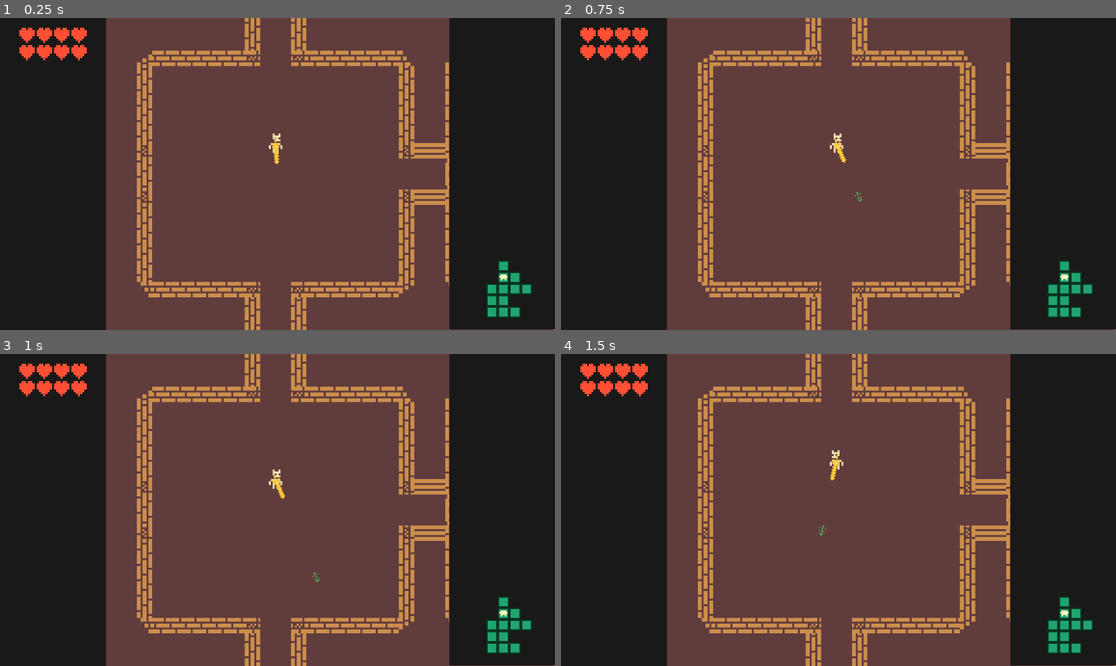
Above: before the commit, frames 1-4 (two rows, left to right).
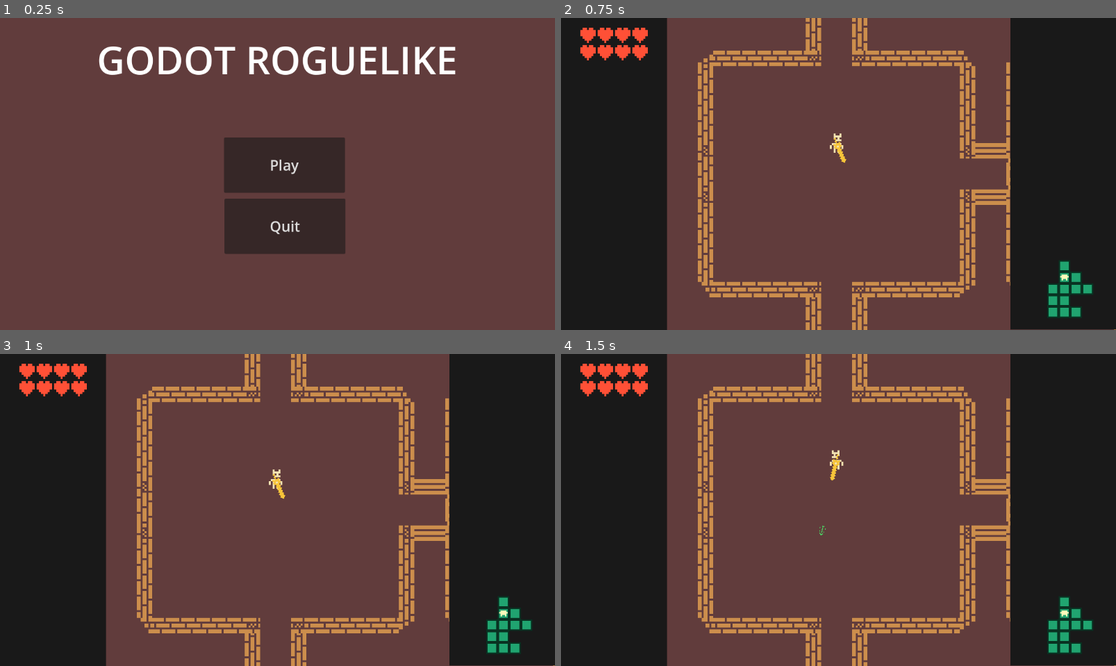
Above: after the commit, the same moments.

Repository: tojaku-classroom/godot-platforma-4
Game: Godot game, scene res://Scenes/menu.tscn
Same seed, same stepped clock (60 frames per second), same inputs: the game is played once before the commit and once after it. Before the commit the project starts from res://Scenes/Levels/level_1.tscn.
Inputs (mouse positions are in pixels of both pictures, inside the frame that each line leads up to):
- Up to frame 1 (0.25 s): no input
- Up to frame 2 (0.75 s): click (844, 164) at 0.5 s, where only the run after the commit has a clickable "Play"
- Up to frame 3 (1 s): no input
- Up to frame 4 (1.5 s): tap Enter at 1.25 s; move the mouse to (810, 572) at 1.27 s; press the mouse at (810, 572) at 1.28 s; hold W (move_up) from 1.28 s (still down)

The runs differ from the first frame. In frame 1, 55% of the frame differs, in the area x 0-100%, y 0-100%; in frame 2, less than 0.1%; in frame 3, less than 0.1%; in frame 4, nothing differs.

Commit message:
BETA verzija gotova

Diff:
--- a/roguelike/Scenes/Rooms/room_boss.tscn
+++ b/roguelike/Scenes/Rooms/room_boss.tscn
@@ -1,8 +1,14 @@
-[gd_scene load_steps=4 format=3 uid="uid://gp8cewqk8q27"]
+[gd_scene load_steps=8 format=3 uid="uid://gp8cewqk8q27"]
 
 [ext_resource type="PackedScene" uid="uid://ctnvk210kj2rc" path="res://Scenes/Rooms/room_template.tscn" id="1_e7ge8"]
 [ext_resource type="PackedScene" uid="uid://dfix0rs1o6ep8" path="res://Scenes/Enemies/enemy.tscn" id="2_rbiyq"]
 [ext_resource type="PackedScene" uid="uid://by03e2s10x352" path="res://Scenes/Enemies/enemy_boss.tscn" id="3_6q2y6"]
+[ext_resource type="Script" uid="uid://vnlw86lstrqk" path="res://Scripts/next_level_portal.gd" id="4_5pmj5"]
+[ext_resource type="Texture2D" uid="uid://divmryxvl32mh" path="res://Sprites/Tiles.png" id="5_cffxh"]
+[ext_resource type="PackedScene" uid="uid://phxlltvi3a0c" path="res://Scenes/menu.tscn" id="5_svm75"]
+
+[sub_resource type="CircleShape2D" id="CircleShape2D_svm75"]
+radius = 9.055386
 
 [node name="Room_Template" instance=ExtResource("1_e7ge8")]
 
@@ -14,3 +20,23 @@
 
 [node name="EnemyBoss" parent="." index="11" instance=ExtResource("3_6q2y6")]
 position = Vector2(19, -3)
+
+[node name="NextLevelPortal" type="Area2D" parent="." index="12" node_paths=PackedStringArray("boss")]
+position = Vector2(-31, 39)
+collision_mask = 3
+script = ExtResource("4_5pmj5")
+boss = NodePath("../EnemyBoss")
+next_level = ExtResource("5_svm75")
+metadata/_edit_group_ = true
+
+[node name="Sprite2D" type="Sprite2D" parent="NextLevelPortal" index="0"]
+scale = Vector2(3, 3)
+texture = ExtResource("5_cffxh")
+region_enabled = true
+region_rect = Rect2(61, 1, 8, 8)
+
+[node name="CollisionShape2D" type="CollisionShape2D" parent="NextLevelPortal" index="1"]
+position = Vector2(0, 1)
+shape = SubResource("CircleShape2D_svm75")
+
+[connection signal="body_entered" from="NextLevelPortal" to="NextLevelPortal" method="_on_body_entered"]
--- /dev/null
+++ b/roguelike/Scenes/menu.tscn
@@ -0,0 +1,61 @@
+[gd_scene load_steps=3 format=3 uid="uid://phxlltvi3a0c"]
+
+[ext_resource type="Script" uid="uid://7fw44qhwcm1c" path="res://Scripts/menu.gd" id="1_1rerr"]
+
+[sub_resource type="LabelSettings" id="LabelSettings_xhh6f"]
+font_size = 80
+
+[node name="Menu" type="Control"]
+layout_mode = 3
+anchors_preset = 0
+offset_right = 40.0
+offset_bottom = 40.0
+script = ExtResource("1_1rerr")
+
+[node name="Title" type="Label" parent="."]
+layout_mode = 1
+anchors_preset = 10
+anchor_right = 1.0
+offset_left = 1.0
+offset_right = 1111.0
+offset_bottom = 172.0
+grow_horizontal = 2
+text = "GODOT ROGUELIKE"
+label_settings = SubResource("LabelSettings_xhh6f")
+horizontal_alignment = 1
+vertical_alignment = 1
+
+[node name="PlayButton" type="Button" parent="."]
+layout_mode = 1
+anchors_preset = 8
+anchor_left = 0.5
+anchor_top = 0.5
+anchor_right = 0.5
+anchor_bottom = 0.5
+offset_left = 445.0
+offset_top = 228.0
+offset_right = 696.0
+offset_bottom = 343.0
+grow_horizontal = 2
+grow_vertical = 2
+theme_override_font_sizes/font_size = 30
+text = "Play"
+
+[node name="QuitButton" type="Button" parent="."]
+layout_mode = 1
+anchors_preset = 8
+anchor_left = 0.5
+anchor_top = 0.5
+anchor_right = 0.5
+anchor_bottom = 0.5
+offset_left = 446.0
+offset_top = 355.0
+offset_right = 697.0
+offset_bottom = 470.0
+grow_horizontal = 2
+grow_vertical = 2
+theme_override_font_sizes/font_size = 30
+text = "Quit"
+
+[connection signal="pressed" from="PlayButton" to="." method="_on_play_button_pressed"]
+[connection signal="pressed" from="QuitButton" to="." method="_on_quit_button_pressed"]
--- /dev/null
+++ b/roguelike/Scripts/menu.gd
@@ -0,0 +1,8 @@
+extends Control
+
+
+func _on_play_button_pressed() -> void:
+	get_tree().change_scene_to_file("res://Scenes/Levels/level_1.tscn")
+
+func _on_quit_button_pressed() -> void:
+	get_tree().quit()
--- /dev/null
+++ b/roguelike/Scripts/next_level_portal.gd
@@ -0,0 +1,22 @@
+extends Area2D
+
+@export var boss: Enemy
+@export var next_level: PackedScene
+
+func _ready() -> void:
+	GlobalSignals.OnDefeatEnemy.connect(_on_defeat_enemy)
+	visible = false
+	$CollisionShape2D.disabled = true
+
+func _on_defeat_enemy(enemy: Enemy):
+	if enemy != boss:
+		return
+
+	visible = true
+	$CollisionShape2D.set_deferred("disabled", false)
+
+func _on_body_entered(body: Node2D) -> void:
+	if not body.is_in_group("Player"):
+		return
+
+	get_tree().change_scene_to_packed.call_deferred(next_level)
--- a/roguelike/Scripts/player.gd
+++ b/roguelike/Scripts/player.gd
@@ -50,7 +50,7 @@
 		die()
 
 func die():
-	print ("Player Died")
+	get_tree().change_scene_to_file("res://Scenes/menu.tscn")
 
 func heal(amount: int):
 	cur_hp += amount
--- a/roguelike/project.godot
+++ b/roguelike/project.godot
@@ -11,7 +11,7 @@
 [application]
 
 config/name="Roguelike"
-run/main_scene="uid://blj4mhqv4nfl8"
+run/main_scene="uid://phxlltvi3a0c"
 config/features=PackedStringArray("4.5", "Forward Plus")
 config/icon="res://icon.svg"
 
Not shown, added: roguelike/Scripts/menu.gd.uid
Not shown, added: roguelike/Scripts/next_level_portal.gd.uid
